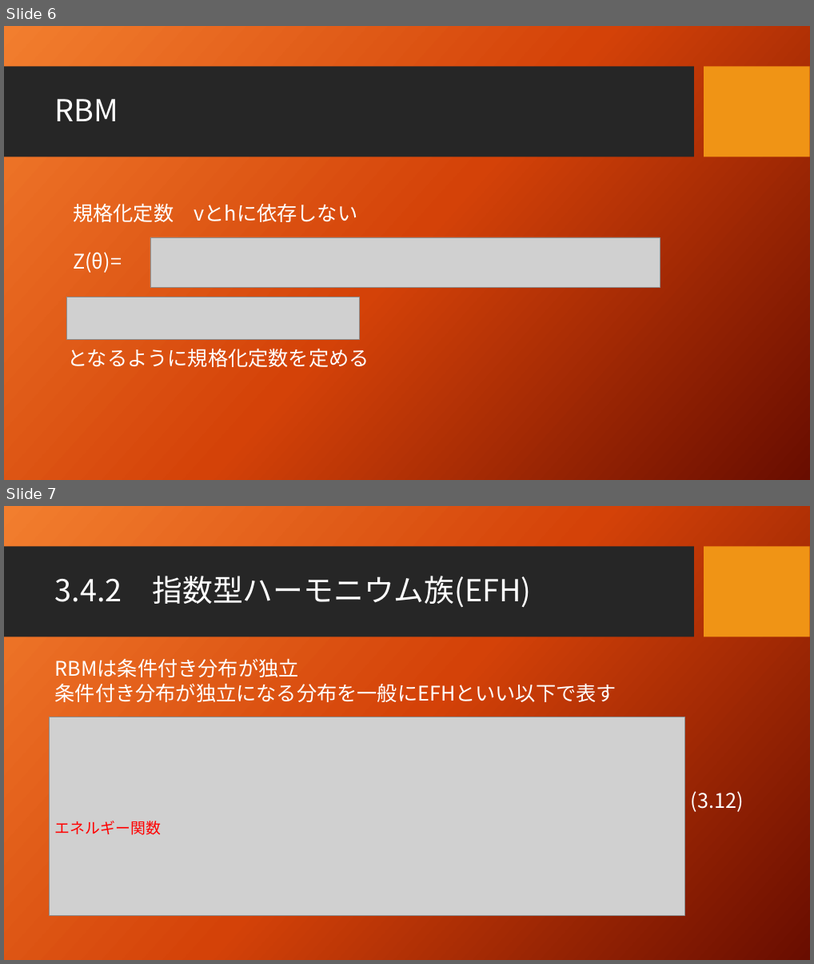
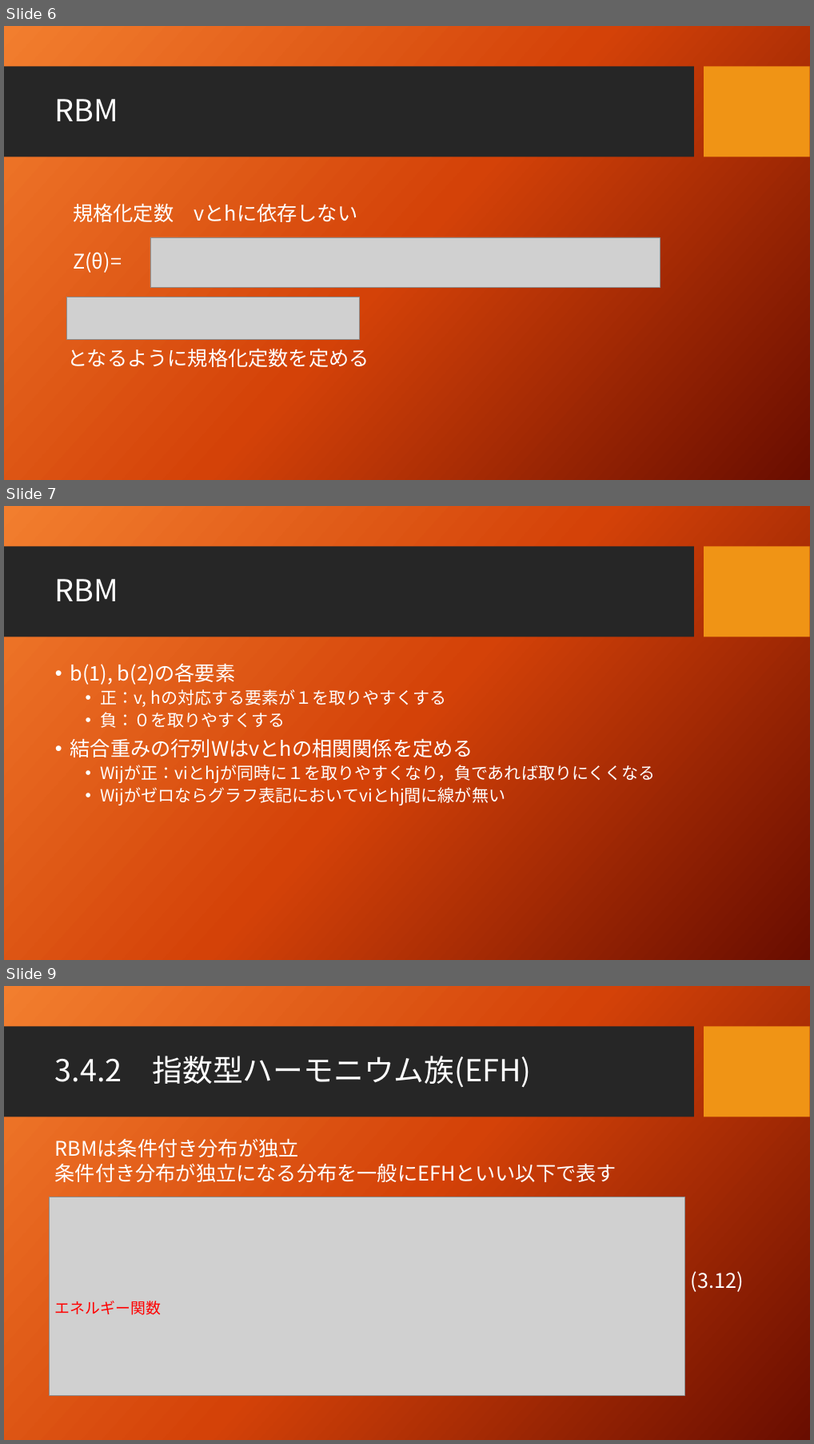
Before and after one commit to seigenji/deep_learning, a slide deck: deep_learning3.4.pptx. Shown one above the other, each under a label of ours: slides 6 and 7 before the commit, slides 6, 7 and 9 after it; the slides between them are not shown. The pictures are 814x964 and 814x1444 pixels, drawn with LibreOffice and Linux fonts; fonts in the diff are those of the drawing; grey boxes stand for pictures; background and template pictures are left out. Boxes give left, top, right and bottom in pixels: in the first picture for what was removed or moved away, otherwise in the second. Text is boxed around its words. In the diff, an @@ line names an element or a change of style, - is before the commit and + after.

```diff
--- a/deep_learning3.4.pptx
+++ b/deep_learning3.4.pptx
@@ slide 7 added at [4, 506, 810, 960], background picture (left out); not listed: 2 template elements that a slide beside it also shows @@
@@ title added at [55, 579, 119, 601], 36 pt, text #FFFFFF @@
+RBM
@@ text added at [70, 663, 656, 805], 20 pt, text #FFFFFF @@
+• b(1), b(2)の各要素
+  • 正：v, hの対応する要素が１を取りやすくする
+  • 負：０を取りやすくする
+• 結合重みの行列Wはvとhの相関関係を定める
+  • Wijが正：viとhjが同時に１を取りやすくなり，負であれば取りにくくなる
+  • Wijがゼロならグラフ表記においてviとhj間に線が無い
@@ what was slide 7 is now slide 9 @@
```
Also in this commit, not shown: 2 slides changed, 1 other slide added.
